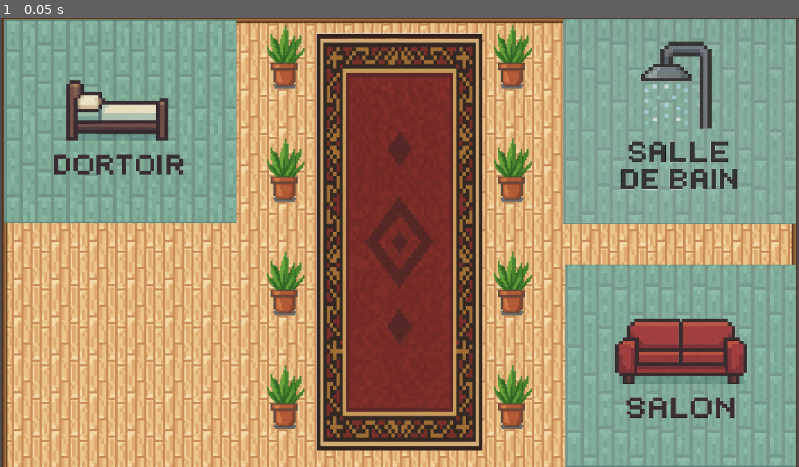
Above: before the commit, frame 1.
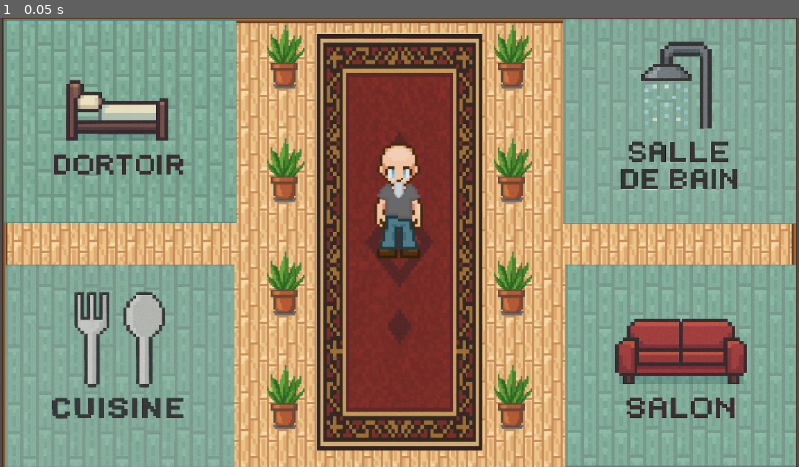
Above: after the commit, the same moment.

Repository: Eliralepas/jeu-serieux
Game: Godot game, scene res://scenes/piece_princiaple.tscn
Two runs of this game, one before a commit and one after it. Both use one fixed random seed, a clock stepped at 60 frames per second and the inputs below.
Inputs:
- Up to frame 1 (0.05 s): no input

The runs differ from the first frame. In frame 1, 14% of the frame differs, in the area x 0-53%, y 27-100%.

Commit message:
Finission de la Tilemap

Diff:
--- a/scenes/piece_princiaple.tscn
+++ b/scenes/piece_princiaple.tscn
@@ -1,17 +1,19 @@
-[gd_scene load_steps=25 format=4 uid="uid://bufnswpw7si0k"]
+[gd_scene load_steps=29 format=4 uid="uid://bufnswpw7si0k"]
 
 [ext_resource type="Texture2D" uid="uid://byyhqj5wg0v32" path="res://assets/sol/fin-parquet-brun-clair-(milieu)-pixilart(1).png" id="1_7aop7"]
-[ext_resource type="Texture2D" uid="uid://bpirad5mu7r4b" path="res://assets/sol/ChatGPT Image 26 sept. 2025, 16_15_33.png" id="1_bssau"]
-[ext_resource type="Texture2D" uid="uid://dbt3ybh1n4pbt" path="res://assets/sol/ChatGPT Image 26 sept. 2025, 16_03_43.png" id="2_3w17b"]
+[ext_resource type="Texture2D" uid="uid://bpirad5mu7r4b" path="res://assets/sol/salon.png" id="1_bssau"]
+[ext_resource type="Texture2D" uid="uid://dbt3ybh1n4pbt" path="res://assets/sol/dortoir.png" id="2_3w17b"]
 [ext_resource type="Texture2D" uid="uid://dcnc8afoepltd" path="res://assets/sol/fin-parquet-brun-clair-(milieu)-pixilart.png" id="2_iu4vp"]
-[ext_resource type="Texture2D" uid="uid://b527rikoxwpl" path="res://assets/sol/ChatGPT Image 26 sept. 2025, 16_25_32.png" id="3_aimw2"]
+[ext_resource type="Texture2D" uid="uid://dvlfwlr8jvyvr" path="res://assets/sol/cuisine.png" id="3_3w17b"]
+[ext_resource type="Texture2D" uid="uid://b527rikoxwpl" path="res://assets/sol/salle_de_bain.png" id="3_aimw2"]
 [ext_resource type="Texture2D" uid="uid://cb3jebrkdsnrm" path="res://assets/sol/parquet-beige-gauche-pixilart(1).png" id="3_mf4oe"]
 [ext_resource type="Texture2D" uid="uid://d2imuyjjbetm4" path="res://assets/sol/parquet-beige-pixilart(2).png" id="4_bssau"]
 [ext_resource type="Texture2D" uid="uid://8r2s6ux2vqan" path="res://assets/sol/parquet-beige-pixilart.png" id="5_3w17b"]
 [ext_resource type="Texture2D" uid="uid://7t84mnlw0wx3" path="res://assets/sol/pixilart-drawing(3).png" id="6_aimw2"]
-[ext_resource type="Texture2D" uid="uid://bvpw6hut7wras" path="res://assets/meubles/pixilart-drawing(14).png" id="7_c3xlm"]
-[ext_resource type="Texture2D" uid="uid://0l4c74blbvpd" path="res://assets/meubles/pixilart-drawing(15).png" id="8_a5ei3"]
-[ext_resource type="Texture2D" uid="uid://ceccowdhjpi3j" path="res://assets/meubles/pixilart-drawing(13).png" id="9_2gii3"]
+[ext_resource type="Texture2D" uid="uid://bvpw6hut7wras" path="res://assets/meubles/tapis.png" id="7_c3xlm"]
+[ext_resource type="Texture2D" uid="uid://0l4c74blbvpd" path="res://assets/meubles/tapis_milieu.png" id="8_a5ei3"]
+[ext_resource type="Texture2D" uid="uid://ceccowdhjpi3j" path="res://assets/meubles/plante.png" id="9_2gii3"]
+[ext_resource type="Texture2D" uid="uid://c1fmuap1wuamc" path="res://assets/perso/z_idle.png" id="14_aimw2"]
 
 [sub_resource type="RectangleShape2D" id="RectangleShape2D_vsm5w"]
 size = Vector2(428.00003, 374.75)
@@ -127,6 +129,20 @@
 sources/1 = SubResource("TileSetAtlasSource_6s2l4")
 sources/2 = SubResource("TileSetAtlasSource_187d5")
 
+[sub_resource type="SpriteFrames" id="SpriteFrames_c3xlm"]
+animations = [{
+"frames": [{
+"duration": 1.0,
+"texture": ExtResource("14_aimw2")
+}],
+"loop": true,
+"name": &"default",
+"speed": 5.0
+}]
+
+[sub_resource type="RectangleShape2D" id="RectangleShape2D_aimw2"]
+size = Vector2(19.951923, 204)
+
 [node name="PiecePrinciaple" type="Node2D"]
 
 [node name="Camera2D" type="Camera2D" parent="."]
@@ -164,11 +180,15 @@
 [node name="Cuisine" type="Node" parent="."]
 
 [node name="Sprite2D" type="Sprite2D" parent="Cuisine"]
+position = Vector2(-552, 224.99998)
+scale = Vector2(0.94046146, 0.83733755)
+texture = ExtResource("3_3w17b")
 
 [node name="Area2D" type="Area2D" parent="Cuisine/Sprite2D"]
 
 [node name="CollisionShape2D" type="CollisionShape2D" parent="Cuisine/Sprite2D/Area2D"]
-position = Vector2(-553, 227)
+position = Vector2(-1.0633545, 2.3885498)
+scale = Vector2(1.0633078, 1.1942614)
 shape = SubResource("RectangleShape2D_vsm5w")
 
 [node name="SalleDeBain" type="Node" parent="."]
@@ -192,3 +212,14 @@
 [node name="Meubles" type="TileMapLayer" parent="Sol"]
 tile_map_data = PackedByteArray("AAD9//r/AAAAAAAAAAD9//v/AAAAAAEAAAD9//z/AAAAAAIAAAD9//3/AAAAAAMAAAD9//7/AAAAAAQAAAD9// …(1136 unchanged characters)…
 tile_set = SubResource("TileSet_q1r7w")
+
+[node name="CharacterBody2D" type="CharacterBody2D" parent="."]
+
+[node name="AnimatedSprite2D" type="AnimatedSprite2D" parent="CharacterBody2D"]
+position = Vector2(-39, -79)
+sprite_frames = SubResource("SpriteFrames_c3xlm")
+
+[node name="CollisionShape2D" type="CollisionShape2D" parent="CharacterBody2D"]
+position = Vector2(-35.500004, -81)
+scale = Vector2(4.16, 1)
+shape = SubResource("RectangleShape2D_aimw2")
Renamed: assets/meubles/pixilart-drawing(13).png -> assets/meubles/plante.png
Not shown, added: assets/meubles/plante.png.import
Renamed: assets/meubles/pixilart-drawing(14).png -> assets/meubles/tapis.png
Not shown, changed: assets/meubles/tapis.png.import
Renamed: assets/meubles/pixilart-drawing(15).png -> assets/meubles/tapis_milieu.png
Not shown, added: assets/meubles/tapis_milieu.png.import
Binary file added: assets/perso/z_idle.png
Not shown, changed: assets/perso/z_idle.png.import
Binary file added: assets/sol/cuisine.png
Not shown, changed: assets/sol/cuisine.png.import
Renamed: assets/sol/ChatGPT Image 26 sept. 2025, 16_03_43.png -> assets/sol/dortoir.png
Not shown, changed: assets/sol/dortoir.png.import
(and 4 more such lines)
